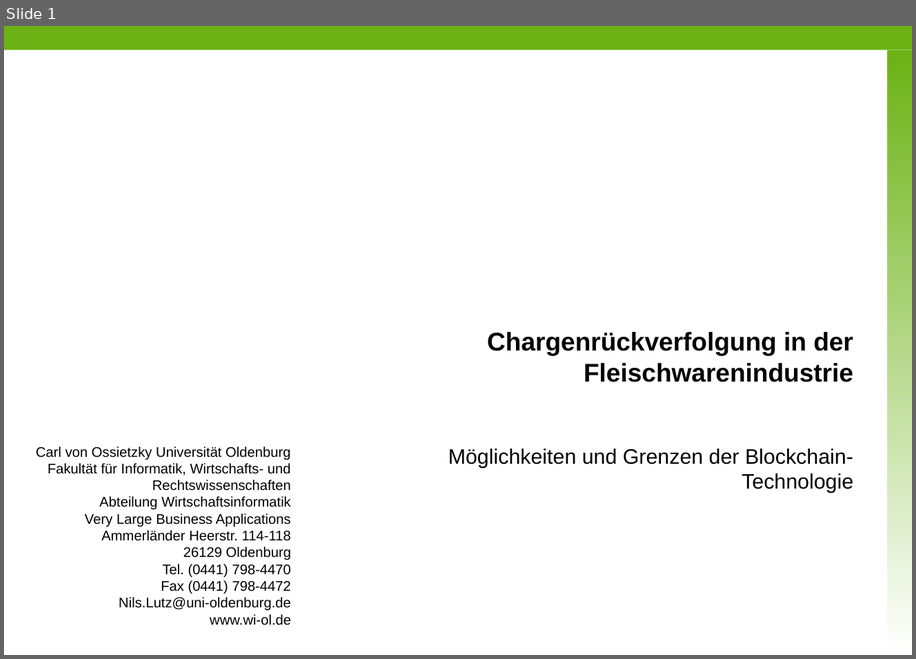
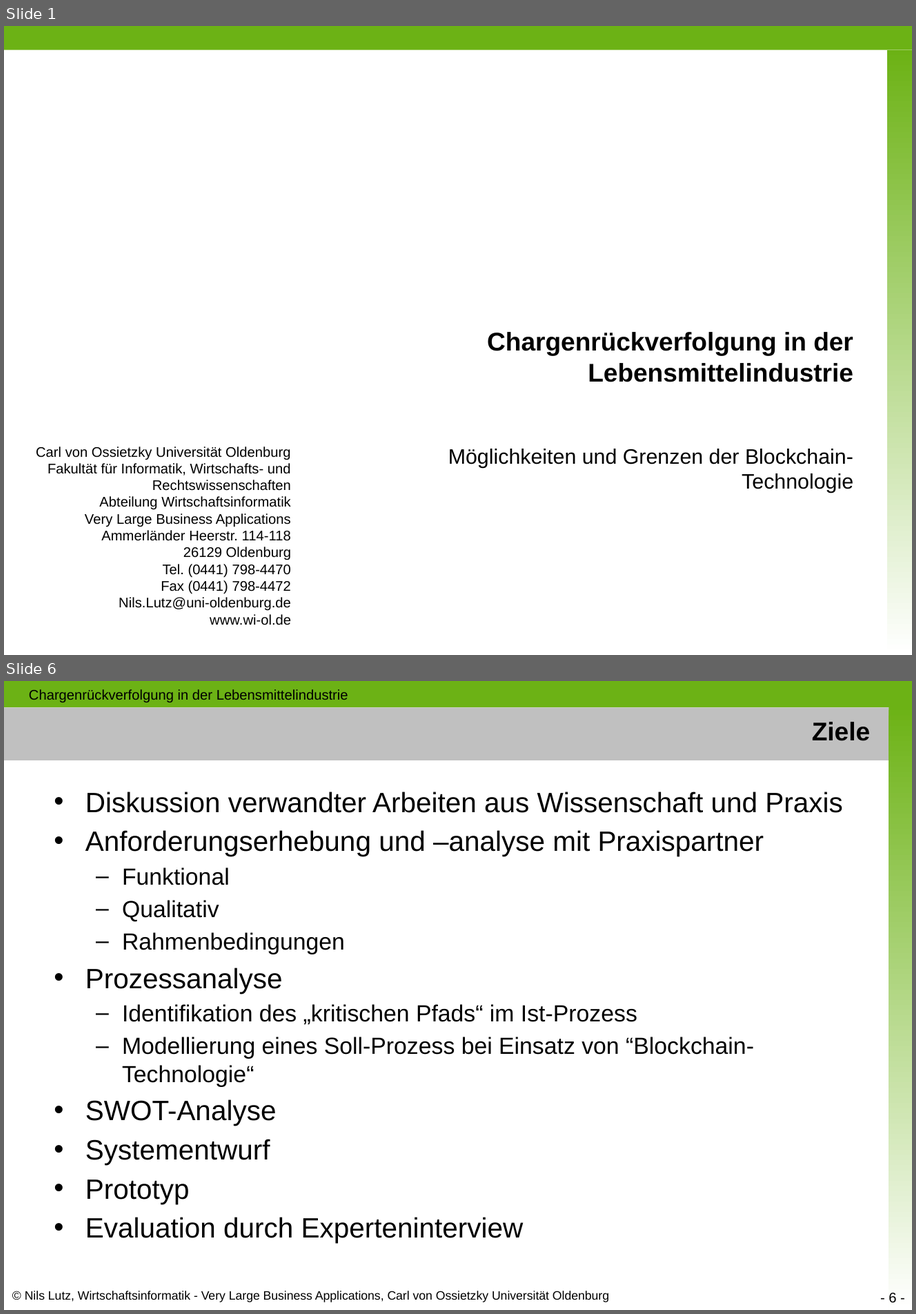
Before and after one commit to nimble-123/masterthesis, a slide deck: presentations/Proposal.pptx. Shown one above the other, each under a label of ours: slide 1 before the commit, slides 1 and 6 after it; the slides between them are not shown. The pictures are 916x659 and 916x1314 pixels, drawn with LibreOffice and Linux fonts; fonts in the diff are those of the drawing; background and template pictures are left out. Boxes give left, top, right and bottom in pixels: in the first picture for what was removed or moved away, otherwise in the second. Text is boxed around its words. In the diff, an @@ line names an element or a change of style, - is before the commit and + after.

```diff
--- a/presentations/Proposal.pptx
+++ b/presentations/Proposal.pptx
@@ slide 6 added at [4,681,912,1310], background #FFFFFF @@
@@ rectangle added at [4,681,912,707], fill #6CB215 @@
@@ text added at [29,689,348,702], 12 pt, text #000000 @@
+Chargenrückverfolgung in der Lebensmittelindustrie
@@ rectangle added at [4,707,892,760], fill #C0C0C0 @@
@@ title added at [812,722,870,741], 22 pt, text #000000, bold @@
+Ziele
@@ rectangle added at [889,704,912,1310], fill gradient #6CB215 to #FFFFFF @@
@@ text added at [85,791,842,1243], 24 pt, text #000000 @@
+• Diskussion verwandter Arbeiten aus Wissenschaft und Praxis
+• Anforderungserhebung und –analyse mit Praxispartner
+  – Funktional
+  – Qualitativ
+  – Rahmenbedingungen
+• Prozessanalyse
+  – Identifikation des „kritischen Pfads“ im Ist-Prozess
+  – Modellierung eines Soll-Prozess bei Einsatz von “Blockchain-Technologie“
+• SWOT-Analyse
+• Systementwurf
+• Prototyp
+• Evaluation durch Experteninterview
@@ text added at [25,1290,609,1302], 10.5 pt, text #000000 @@
+© Nils Lutz, Wirtschaftsinformatik - Very Large Business Applications, Carl von Ossietzky Universität Oldenburg
@@ page number added at [889,1292,896,1303], 12 pt, text #000000 @@
+- 6 -
@@ slide 1 changed as well @@
@@ title at [487,332,853,382]: text changed @@
-Chargenrückverfolgung in der Fleischwarenindustrie
+Chargenrückverfolgung in der Lebensmittelindustrie
```
Also in this commit, not shown: 5 other slides added, 1 slide removed.
